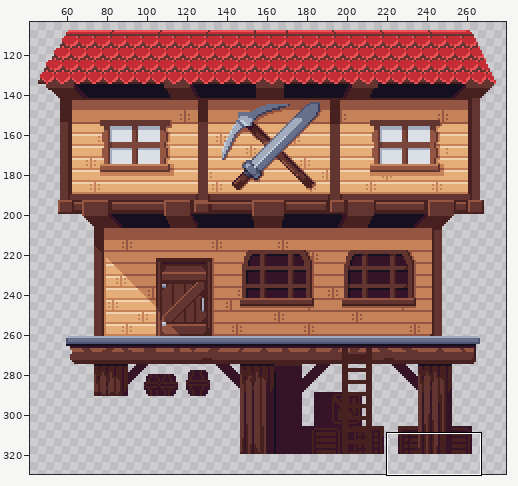
Pixel-art file -- Sprites/Environment/HomeTown/Hometown_House3.aseprite. The first picture is a wide view before the edit; the outline marks the close-up.
Close-up. Before the edit:
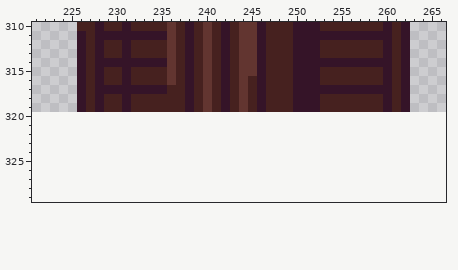
320x320 pixels, 1 frame. Shown: x 221..266, y 310..329. The old version is drawn lined up with the new one, on the new canvas. The wide view leaves out empty margins. The commit also changed other parts of the picture, which this record leaves out.
Once edited:
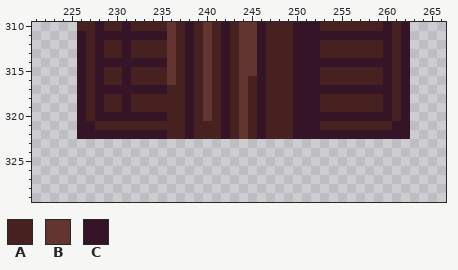
Palette (. is transparent): A #46211f  B #623530  C #351428
What changed:
canvas 320x320 -> 320x340
Colour A is added in row 320 at x 227, 236 to 237, 239, 241, 243, 245, 247 to 249 and 261; in row 321 at x 228 to 237, 239 to 241, 243, 245, 247 to 249 and 253 to 260; in row 322 at x 236 to 237, 239 to 241, 243, 245 and 247 to 249.
Colour B is added in row 320 at x 240 and 244; in rows 321 to 322 at x 244.
Colour C is added in row 320 at x 226, 228 to 235, 238, 242, 246, 250 to 260 and 262; in row 321 at x 226 to 227, 238, 242, 246, 250 to 252 and 261 to 262; in row 322 at x 226 to 235, 238, 242, 246 and 250 to 262.
Changed places in both close-ups, as pixel boxes (x1, y1, x2, y2):
added: (77, 112, 410, 139)
